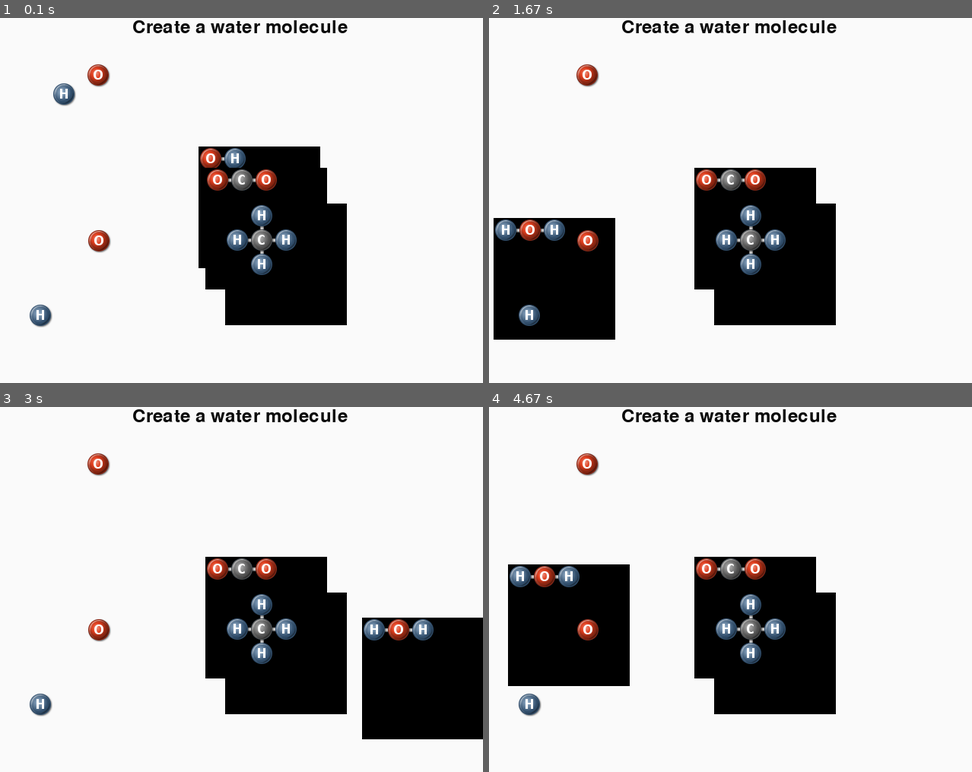
Above: before the commit, frames 1-4 (two rows, left to right).
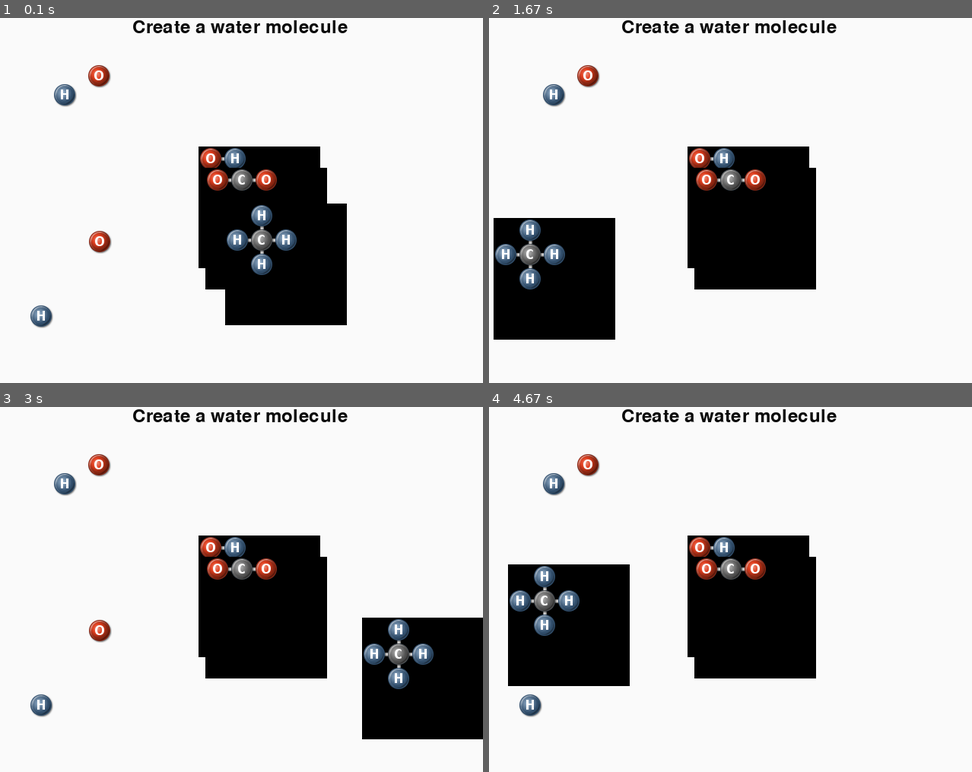
Above: after the commit, the same moments.

Repository: Norberg/molecule
Game: pygame game, started from molecule.py
The game is run twice, just before and just after one commit, with the same random seed, the same clock (stepped at 60 frames per second) and the same inputs. The source is Python 2; it was converted automatically to run under Python 3.
Inputs (mouse positions are in pixels of both pictures, inside the frame that each line leads up to):
- Up to frame 1 (0.1 s): no input
- Up to frame 2 (1.67 s): press the mouse at (749, 207) at 0.37 s; move the mouse to (701, 145) at 0.47 s; release the mouse at (653, 87) at 0.6 s; press the mouse at (517, 83) at 0.7 s; move the mouse to (682, 80) at 0.8 s; release the mouse at (851, 80) at 0.93 s; press the mouse at (517, 83) at 1.03 s; move the mouse to (624, 164) at 1.13 s; release the mouse at (725, 244) at 1.27 s; press the mouse at (517, 83) at 1.37 s; move the mouse to (537, 149) at 1.47 s; release the mouse at (556, 218) at 1.6 s
- Up to frame 3 (3 s): press the mouse at (28, 472) at 1.7 s; move the mouse to (125, 596) at 1.8 s; release the mouse at (227, 720) at 1.93 s; press the mouse at (28, 472) at 2.03 s; move the mouse to (67, 560) at 2.13 s; release the mouse at (106, 647) at 2.27 s; press the mouse at (28, 472) at 2.37 s; move the mouse to (159, 476) at 2.47 s; release the mouse at (289, 483) at 2.6 s; press the mouse at (28, 472) at 2.7 s; move the mouse to (227, 545) at 2.8 s; release the mouse at (425, 618) at 2.93 s
- Up to frame 4 (4.67 s): press the mouse at (517, 472) at 3.03 s; move the mouse to (546, 542) at 3.13 s; release the mouse at (575, 611) at 3.27 s; press the mouse at (517, 472) at 3.37 s; move the mouse to (643, 505) at 3.47 s; release the mouse at (773, 534) at 3.6 s; press the mouse at (517, 472) at 3.7 s; move the mouse to (638, 520) at 3.8 s; release the mouse at (764, 567) at 3.93 s; press the mouse at (517, 472) at 4.03 s; move the mouse to (624, 589) at 4.13 s; release the mouse at (735, 706) at 4.27 s; press the mouse at (517, 472) at 4.37 s; move the mouse to (542, 520) at 4.47 s; release the mouse at (571, 563) at 4.6 s

The runs differ from the first frame. In frame 1, 0.5% of the frame differs, in the area x 6-24%, y 12-85%; in frame 2, 8.6%, in the area x 1-72%, y 12-85%; in frame 3, 8.4%; in frame 4, 8.5%.

Commit message:
reaction can now create more than one molecule
and when grabbing a element, its now the element on top that gets
grabbed and not the one on the bottom in case of more than one
element at mouse_pos

Diff:
--- a/molecule.py
+++ b/molecule.py
@@ -1,4 +1,4 @@
-import os, pygame,random
+import time, os, pygame,random
 from pygame.locals import *
 
 
@@ -24,6 +24,9 @@
 				return "H2"
 			elif b == 'OH':
 				return "H2O"
+		elif a == "CH4":
+			if b == "H2O":
+				return ["CO"] + 3*["H2"]
 
 	def molecule_table(self, molecule):
 		layout = dict()
@@ -40,6 +43,9 @@
 		elif molecule == "O2":
 			layout[(1,1)] = 'O'
 			layout[(2,1)] = 'O'
+		elif molecule == "CO":
+			layout[(1,1)] = 'C'
+			layout[(2,1)] = 'O'
 		elif molecule == "CO2":
 			layout[(1,1)] = 'O'
 			layout[(2,1)] = 'C'
@@ -102,32 +108,42 @@
 			return molecule
 
 	def is_atom(self, symbol):
-		if len(symbol) == 1: # H, O, F etc.
-			return True
-		elif len(symbol) == 2 and symbol[1].islower(): #Fe, Mg, Na etc.
-			return True
-		elif len(symbol) == 3 and symbol[1:3].islower(): #Uut, Uup, Uus etc.
+		if len(symbol) == 1 and symbol.isalpha(): # H, O, F etc.
+			return True
+		elif len(symbol) == 2 and symbol.isalpha() and symbol[1].islower(): #Fe, Mg, Na etc.
+			return True
+		elif len(symbol) == 3 and symbol.isalpha() and symbol[1:3].islower(): #Uut, Uup, Uus etc.
 			return True
 		else:
 			return False
 
-	def create_elements(self, elements):
+	def create_elements(self, elements, pos=None):
 		list_of_elements = list()
+		if pos != None:
+			x, y = pos
+
+		if isinstance(elements, basestring):
+			elements = [elements] #elements is a string, wrap it in a list not to confuse for
 		for element in elements:
-			list_of_elements.append(Element(element))
+			if pos != None and len(elements) > 1:
+				pos = (x + random.randint(-50,50), y + random.randint(-50, 50))
+			list_of_elements.append(Element(element, pos))
 		return tuple(list_of_elements)
 
 universe = Universe()
 
 class Element(pygame.sprite.Sprite):
 	"""Element - The universal building block of atoms and molecules"""
-	def __init__(self, symbol):
+	def __init__(self, symbol, pos=None):
 		pygame.sprite.Sprite.__init__(self)
 		self.symbol = symbol
 		self.image = universe.create_molecule(symbol)
-		self.rect = self.image.get_rect()
-		self.rect.move_ip(random.randint(10, 600), random.randint(10, 400))
+		self.rect = self.image.get_bounding_rect()
 		self.active = False
+		if pos == None:
+			self.rect.move_ip(random.randint(10, 600), random.randint(10, 400))
+		else:
+			self.rect.move_ip(pos)
 
 
 	def update(self):
@@ -154,18 +170,8 @@
 		if reaction == None:
 			reaction = universe.reaction_table(other.symbol, self.symbol)
 		if reaction != None:
-			self.transform(reaction)
-			print "Created:", reaction
-			return True
-		return False
-
-	def transform(self, new_symbol):
-		image = universe.create_molecule(new_symbol)
-		if image != None:
-			self.image = image
-			self.symbol = new_symbol
-			self.rect = self.image.get_rect()
-
+			print "Created:", reaction, "from ", self.symbol,"+", other.symbol
+			return universe.create_elements(reaction, pos = self.rect.midtop)
 
 def main():
 	pygame.init()
@@ -187,7 +193,7 @@
 
 	clock = pygame.time.Clock()
 	e = universe.create_elements(["H", "O", "OH", "O", "H", "CO2", "CH4"])
-	elements = pygame.sprite.RenderPlain(e)
+	elements = pygame.sprite.RenderUpdates(e)
 	active = None
 	while 1:
 		clock.tick(60)
@@ -197,7 +203,7 @@
 			elif event.type == KEYDOWN and event.key == K_ESCAPE:
 				return
 			elif event.type == MOUSEBUTTONDOWN:
-				for element in elements.sprites():
+				for element in reversed(elements.sprites()):
 					if element.clicked():
 						active = element
 						break
@@ -208,11 +214,17 @@
 		if active != None:
 			for collition in pygame.sprite.spritecollide(active, elements, False):
 				if collition != active:
-					if active.react(collition):
+					new_elements = active.react(collition)
+					if new_elements != None:
 						collition.kill()
-
+						active.kill()
+						active = None
+						elements.add(new_elements)
+					break
 		elements.update()
 		screen.blit(background, (0, 0))
+		#if active != None:
+		#	pygame.draw.rect(screen, pygame.color.Color("black"), active.rect)
 		elements.draw(screen)
 		pygame.display.flip()
 
@@ -221,6 +233,7 @@
 	try:
 		main()
 	except KeyboardInterrupt:
-		from guppy import hpy
-		h = hpy()
-		print h.heap()
+		pass
+	from guppy import hpy
+	h = hpy()
+	print h.heap()
